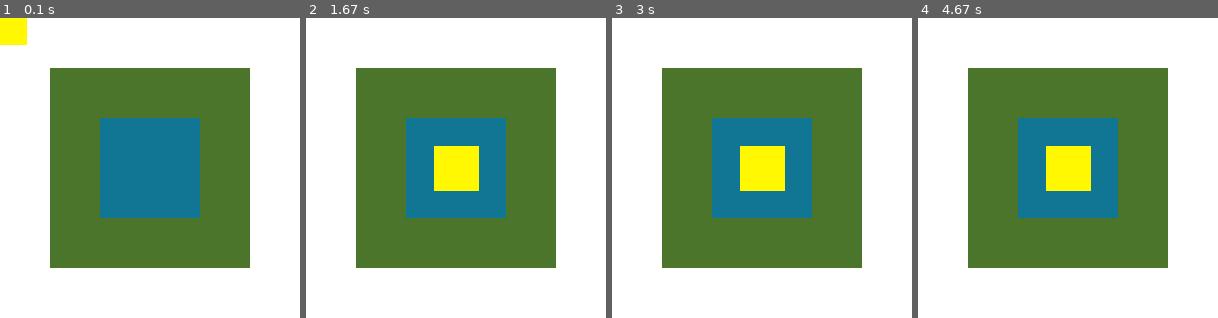
Above: before the commit, frames 1-4 (left to right).
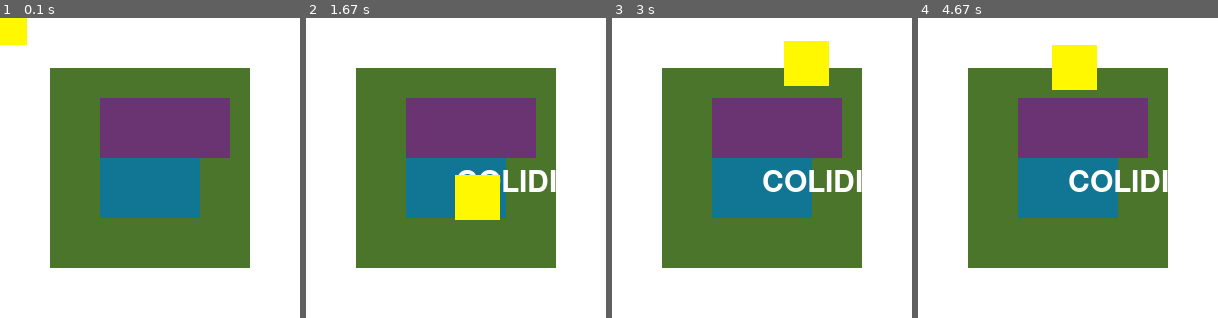
Above: after the commit, the same moments.

Repository: Victor-J-L/JOGO-PETEEL
Game: pygame game, started from cursopygame.py
Two runs of this game, one before a commit and one after it. Both use one fixed random seed, a clock stepped at 60 frames per second and the inputs below.
Inputs (mouse positions are in pixels of both pictures, inside the frame that each line leads up to):
- Up to frame 1 (0.1 s): no input
- Up to frame 2 (1.67 s): click (456, 168) at 0.38 s; hold Right 0.67-1.13 s; click (552, 159) at 0.75 s; hold Up 1.17-1.47 s; tap Space at 1.23, 1.57 s; click (456, 186) at 1.25 s; hold Right from 1.5 s (still down); click (384, 171) at 1.58 s
- Up to frame 3 (3 s): tap Space at 1.87, 2.07, 2.37, 2.63, 2.97 s; release Right at 1.97 s; hold Left 2-2.53 s; click (792, 234) at 2.08 s; hold Down 2.57-2.87 s; click (669, 237) at 2.65 s; hold Left from 2.9 s (still down); click (807, 63) at 2.98 s
- Up to frame 4 (4.67 s): tap Space at 3.27, 3.4, 3.8, 4.1, 4.47 s; release Left at 3.3 s; hold Up 3.33-3.7 s; click (1176, 273) at 3.42 s; hold Right 3.73-4.37 s; click (1104, 195) at 3.82 s; hold Down from 4.4 s (still down); click (1074, 66) at 4.48 s

The runs differ from the first frame. In frame 1, 8.7% of the frame differs, in the area x 33-77%, y 26-47%; in frame 2, 13%; in frame 3, 14%, in the area x 33-84%, y 7-58%; in frame 4, 14%.

Commit message:
Feito os exemplos até a aula 27

Diff:
--- a/cursopygame.py
+++ b/cursopygame.py
@@ -5,16 +5,34 @@
     tela = pygame.display.set_mode([300, 300])
     pygame.display.set_caption("Iniciando o pygame")
     relogio = pygame.time.Clock()
+
+   #CORES
     cor_branca = (255,255,255)
     cor_azul = (16,118,148)
     cor_verde = (74,117,43)
     cor_amarela = (255,248,0)
+    cor_roxa = (106, 52, 114)
 
+   #SUPERFÍCIES
     sup = pygame.Surface((200,200))
     sup.fill(cor_verde)
     sup2 = pygame.Surface((100,100))
     sup2.fill(cor_azul)
+
+   #OBJETOS
     ret= pygame.Rect(10, 10, 45, 45)
+    ret2= pygame.Rect(100,80,130,60)
+
+   #FONTE
+    pygame.font.init()
+
+    font_padrao = pygame.font.get_default_font()
+    font_lose = pygame.font.SysFont(font_padrao, 45)
+    font_ganhou = pygame.font.SysFont(font_padrao, 30)
+
+   #ÁUDIOS
+    audio_explosao = pygame.mixer.Sound('explosao.ogg')
+
     sair = False
 
     while sair != True:
@@ -42,10 +60,19 @@
         tela.fill(cor_branca)
         tela.blit(sup,[50,50])
         tela.blit(sup2,[100,100])
+
+        (xant, yant) = (ret.left, ret.top)
         (ret.left, ret.top) = pygame.mouse.get_pos()
         ret.left -= ret.width/2
         ret.top -= ret.height/2
+        if ret.colliderect(ret2):
+            text = font_lose.render('COLIDIU', 1, (255, 255, 255))
+            tela.blit(text, (150,150))
+            audio_explosao.play()
+            audio_explosao.set_volume(0.01)
+            (ret.left, ret.top) = (xant, yant)
         pygame.draw.rect(tela, cor_amarela, ret)
+        pygame.draw.rect(tela, cor_roxa, ret2)
         pygame.display.update()
     pygame.quit()
 
